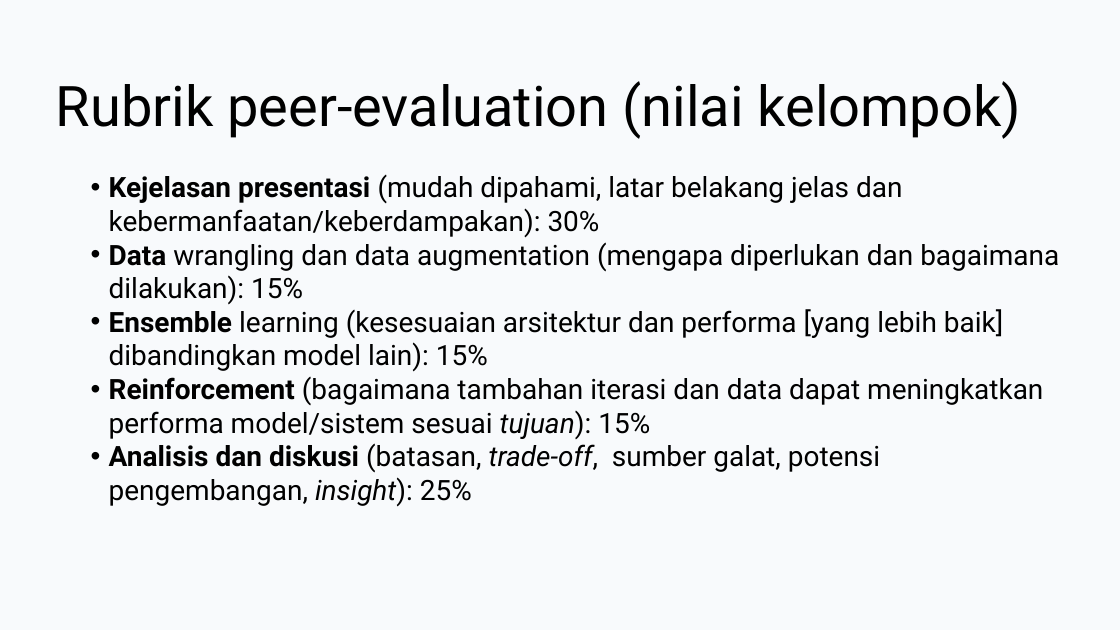
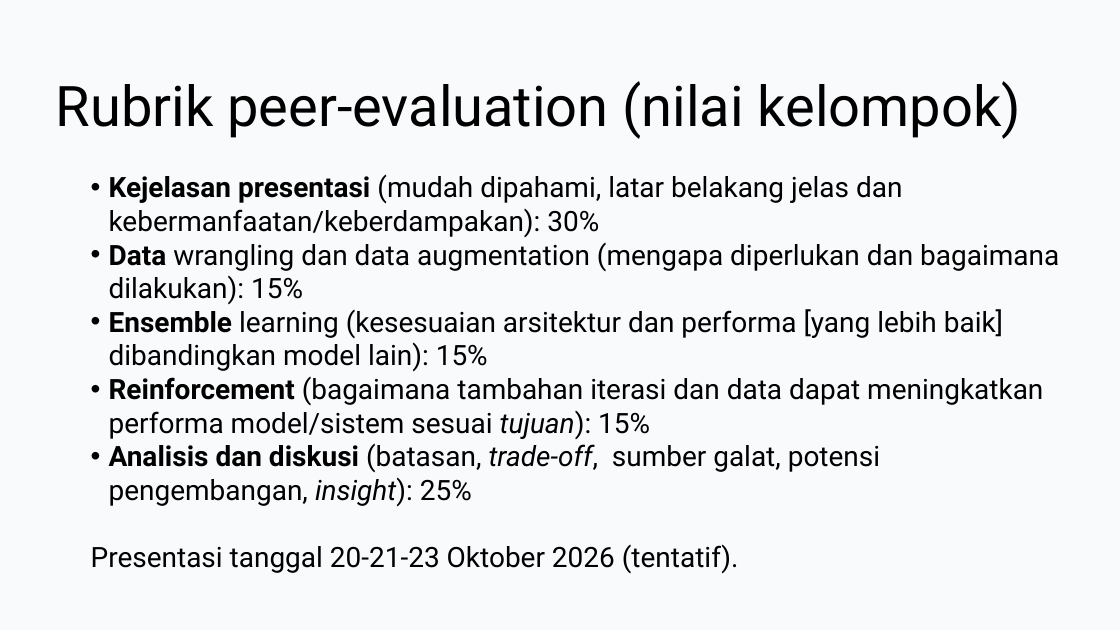
Before and after one commit to jendralhxr/machinelearning, a slide deck: slide 3 of uts.pptx. Drawn at 1120x630 pixels with LibreOffice and Linux fonts; fonts in the diff are those of the drawing. Boxes give left, top, right and bottom in pixels: in the first picture for what was removed or moved away, otherwise in the second. Text is boxed around its words. In the diff, an @@ line names an element or a change of style, - is before the commit and + after.

```diff
--- a/uts.pptx
+++ b/uts.pptx
@@ text at <box>91,544,738,574</box>: paragraph added @@
+Presentasi tanggal 20-21-23 Oktober 2026 (tentatif).
```
Also in this commit, not shown: 2 other slides changed.
